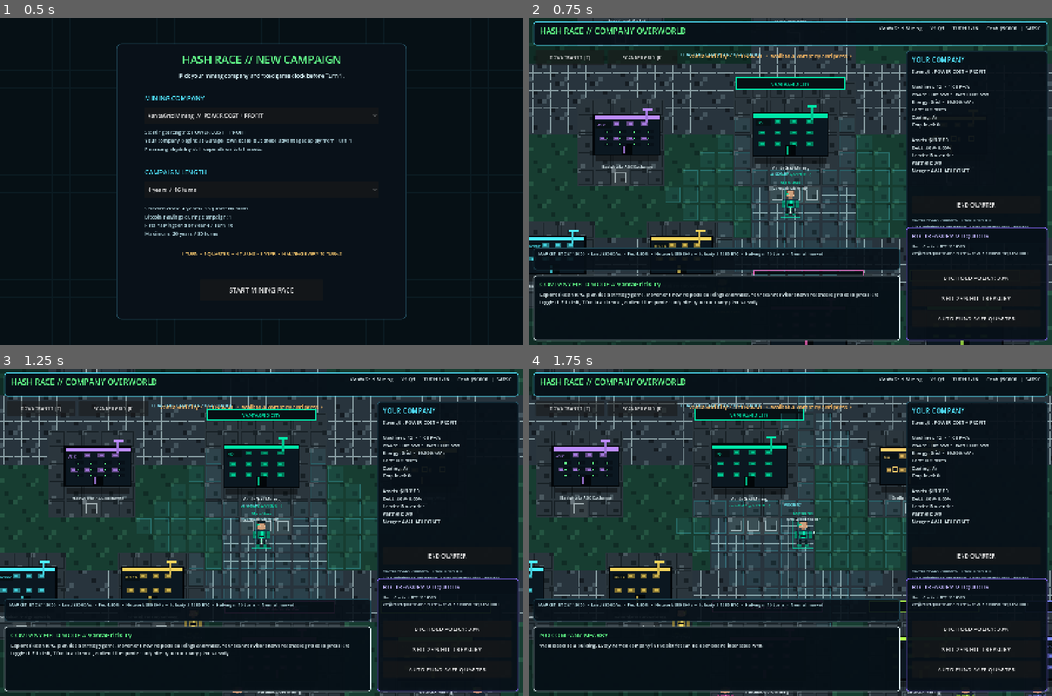
Above: before the commit, frames 1-4 (two rows, left to right).
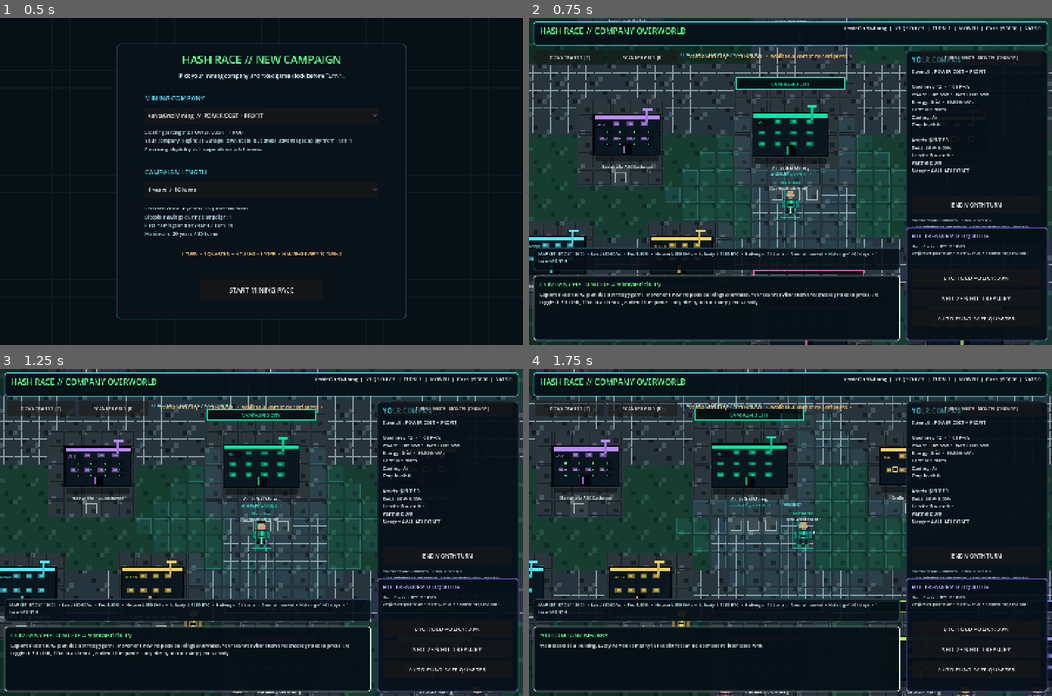
Above: after the commit, the same moments.

Repository: 1freetech/HashRace
Game: Godot game, scene res://scenes/campaign_setup.tscn
Two runs of this game, one before a commit and one after it. Both use one fixed random seed, a clock stepped at 60 frames per second and the inputs below.
Inputs (mouse positions are in pixels of both pictures, inside the frame that each line leads up to):
- Up to frame 1 (0.5 s): no input
- Up to frame 2 (0.75 s): click "START MINING RACE" at 0.5 s
- Up to frame 3 (1.25 s): no input
- Up to frame 4 (1.75 s): tap E at 1.25, 1.35 s; move the mouse to (905, 516) at 1.27 s; hold D from 1.28 s (still down); click (905, 516) at 1.42 s; tap Space at 1.52 s

Frame 1 is identical in both runs. In frame 2, 0.6% of the frame differs, in the area x 1-98%, y 2-75%; in frame 3, 0.6%; in frame 4, 0.6%.

Commit message:
v0.018 switches the playable Godot world to the new flexible season-clock controller, so the day, week, month, and quarter turn choices are part of the actual game scene rather than unused code. The loading status also names the flexible season clock so a failed world boot is easier to diagnose.

Diff:
--- a/Godot/scenes/world.tscn
+++ b/Godot/scenes/world.tscn
@@ -1,6 +1,6 @@
 [gd_scene load_steps=3 format=3]
 
-[ext_resource path="res://scripts/world_rpg_strategy.gd" type="Script" id="1_world"]
+[ext_resource path="res://scripts/world_time_scale.gd" type="Script" id="1_world"]
 [ext_resource path="res://scripts/live_treasury_controls.gd" type="Script" id="2_treasury"]
 
 [node name="HashRaceRPGStrategyWorld" type="Node2D"]
@@ -35,6 +35,6 @@
 offset_bottom = 500.0
 theme_override_colors/font_color = Color(0.745, 0.91, 0.94, 1)
 theme_override_font_sizes/font_size = 16
-text = "Building tiled mining towns, company reps, scanner navigation, strategy UI and collision grid...\n\nIf this screen remains, the world controller failed to initialize."
+text = "Building tiled mining towns, company reps, scanner navigation, flexible season clock, strategy UI and collision grid...\n\nIf this screen remains, the world controller failed to initialize."
 horizontal_alignment = 1
 vertical_alignment = 1
